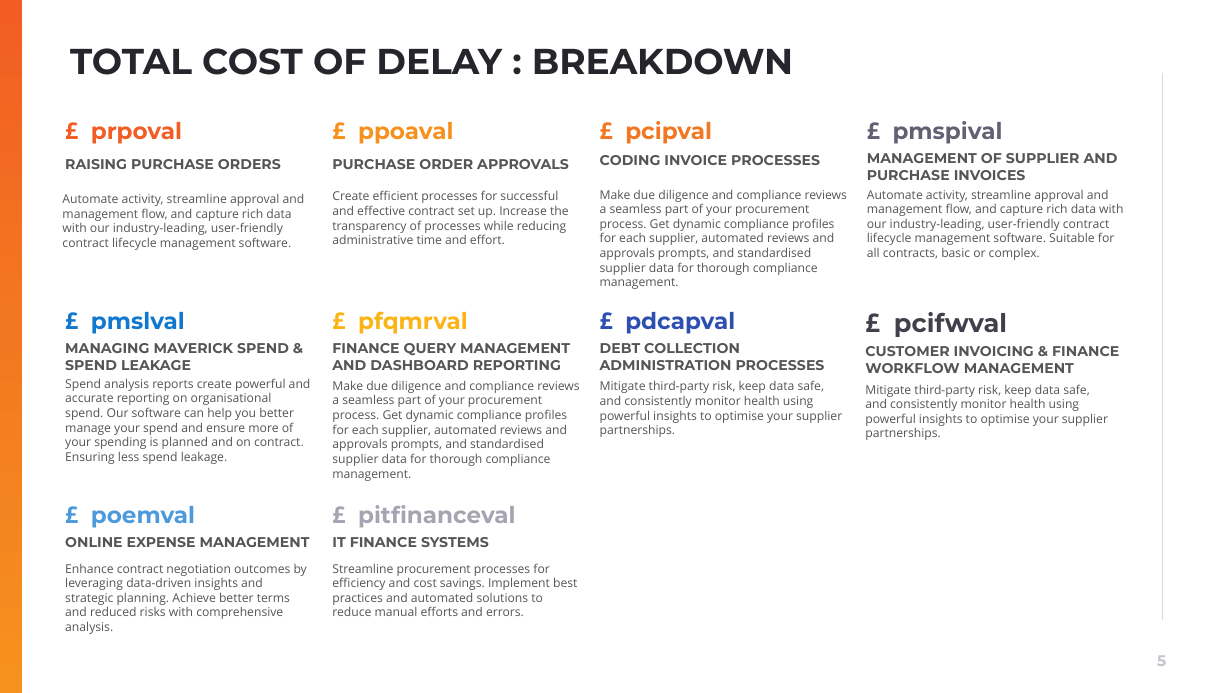
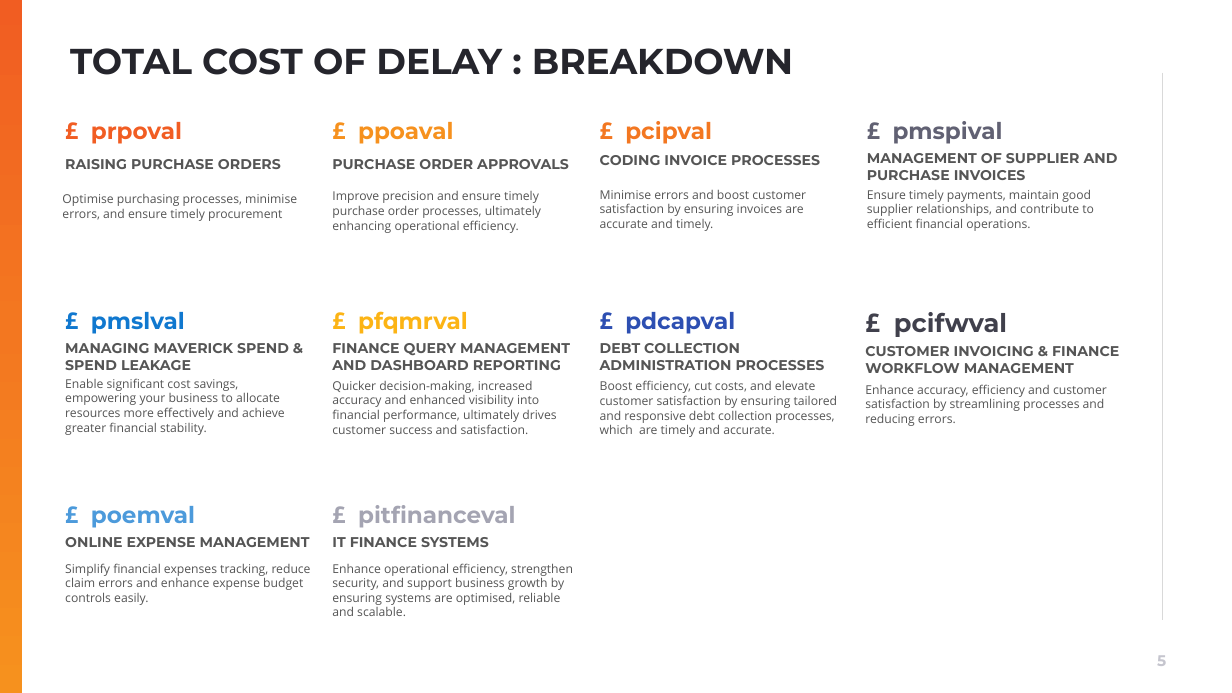
Before and after one commit to muratozdemirpiblo/ppt-api, a slide deck: slide 5 of sales.pptx. Drawn at 1232x693 pixels with LibreOffice and Linux fonts; fonts in the diff are those of the drawing; background and template pictures are left out. Boxes give left, top, right and bottom in pixels: in the first picture for what was removed or moved away, otherwise in the second. Text is boxed around its words. In the diff, an @@ line names an element or a change of style, - is before the commit and + after.

```diff
--- a/sales.pptx
+++ b/sales.pptx
@@ text at (x1=62, y1=194, x2=297, y2=221): text changed @@
-Automate activity, streamline approval and management flow, and capture rich data with our industry-leading, user-friendly contract lifecycle management software.
+Optimise purchasing processes, minimise errors, and ensure timely procurement
@@ text at (x1=332, y1=191, x2=541, y2=233): text changed @@
-Create efficient processes for successful and effective contract set up. Increase the transparency of processes while reducing administrative time and effort.
+Improve precision and ensure timely purchase order processes, ultimately enhancing operational efficiency.
@@ text at (x1=600, y1=190, x2=806, y2=231): text changed @@
-Make due diligence and compliance reviews a seamless part of your procurement process. Get dynamic compliance profiles for each supplier, automated reviews and approvals prompts, and standardised supplier data for thorough compliance management.
+Minimise errors and boost customer satisfaction by ensuring invoices are accurate and timely.
@@ text at (x1=867, y1=189, x2=1094, y2=231): text changed @@
-Automate activity, streamline approval and management flow, and capture rich data with our industry-leading, user-friendly contract lifecycle management software. Suitable for all contracts, basic or complex.
+Ensure timely payments, maintain good supplier relationships, and contribute to efficient financial operations.
@@ text at (x1=65, y1=378, x2=285, y2=435): text changed @@
-Spend analysis reports create powerful and accurate reporting on organisational spend. Our software can help you better manage your spend and ensure more of your spending is planned and on contract. Ensuring less spend leakage.
+Enable significant cost savings, empowering your business to allocate resources more effectively and achieve greater financial stability.
@@ text at (x1=332, y1=380, x2=556, y2=434): text changed @@
-Make due diligence and compliance reviews a seamless part of your procurement process. Get dynamic compliance profiles for each supplier, automated reviews and approvals prompts, and standardised supplier data for thorough compliance management.
+Quicker decision-making, increased accuracy and enhanced visibility into financial performance, ultimately drives customer success and satisfaction.
@@ text at (x1=600, y1=380, x2=838, y2=437): text changed @@
-Mitigate third-party risk, keep data safe, and consistently monitor health using powerful insights to optimise your supplier partnerships.
+Boost efficiency, cut costs, and elevate customer satisfaction by ensuring tailored and responsive debt collection processes, which are timely and accurate.
@@ text at (x1=865, y1=384, x2=1107, y2=426): text changed @@
-Mitigate third-party risk, keep data safe, and consistently monitor health using powerful insights to optimise your supplier partnerships.
+Enhance accuracy, efficiency and customer satisfaction by streamlining processes and reducing errors.
@@ text at (x1=65, y1=563, x2=311, y2=605): text changed @@
-Enhance contract negotiation outcomes by leveraging data-driven insights and strategic planning. Achieve better terms and reduced risks with comprehensive analysis.
+Simplify financial expenses tracking, reduce claim errors and enhance expense budget controls easily.
@@ text at (x1=332, y1=563, x2=573, y2=616): text changed @@
-Streamline procurement processes for efficiency and cost savings. Implement best practices and automated solutions to reduce manual efforts and errors.
+Enhance operational efficiency, strengthen security, and support business growth by ensuring systems are optimised, reliable and scalable.
```
Also in this commit, not shown: 1 other file.
